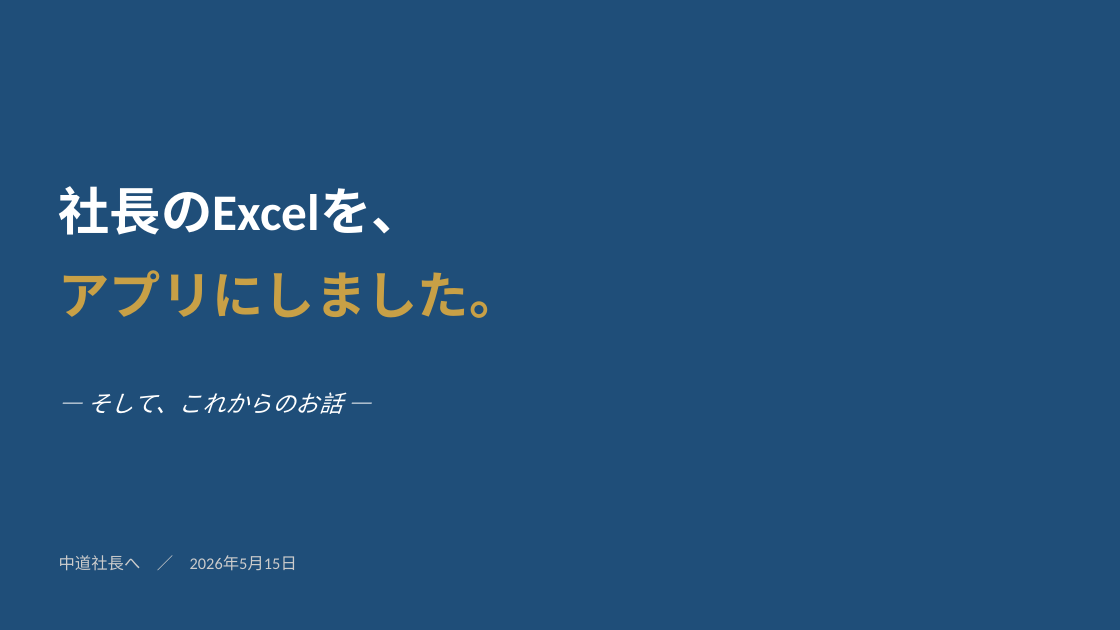
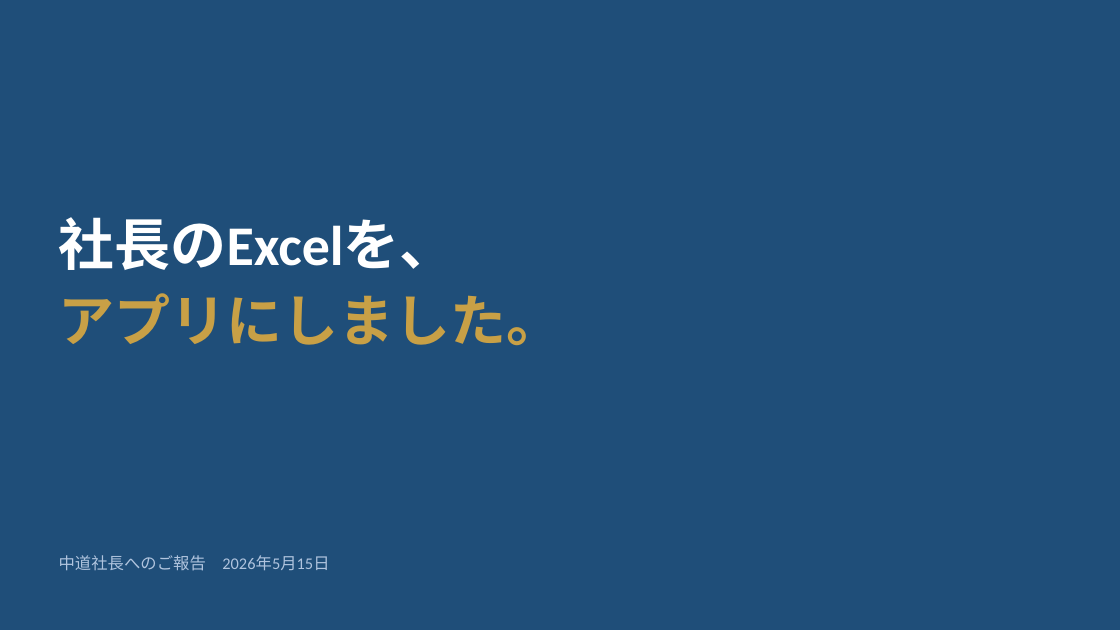
Before and after one commit to lbnakao/grcarsystem, a slide deck: slide 1 of 中道社長向け_資金管理_v10反映ご報告.pptx. Drawn at 1120x630 pixels with LibreOffice and Linux fonts; fonts in the diff are those of the drawing. Boxes give left, top, right and bottom in pixels: in the first picture for what was removed or moved away, otherwise in the second. Text is boxed around its words. In the diff, an @@ line names an element or a change of style, - is before the commit and + after.

```diff
--- a/中道社長向け_資金管理_v10反映ご報告.pptx
+++ b/中道社長向け_資金管理_v10反映ご報告.pptx
@@ text "社長のExcelを、" at <box>59,217,456,270</box>: size 44 to 48 pt @@
@@ text "社長のExcelを、": place and size @@
-text "社長のExcelを、" at <box>59,186,423,235</box>
+text "社長のExcelを、" at <box>59,217,456,270</box>
@@ text "アプリにしました。": place and size @@
-text "アプリにしました。" at <box>59,270,521,318</box>
+text "アプリにしました。" at <box>59,293,563,345</box>
@@ text "アプリにしました。" at <box>59,293,563,345</box>: size 44 to 48 pt @@
@@ text removed at <box>87,392,342,414</box> @@
-— そして、これからのお話 —
@@ text at <box>59,555,329,571</box>: text changed; text colour #CCCCCC to #B0C4DE @@
-中道社長へ ／ 2026年5月15日
+中道社長へのご報告 2026年5月15日
```
Also in this commit, not shown: 6 other slides changed, 4 slides added, 2 slides removed, 3 other files.
